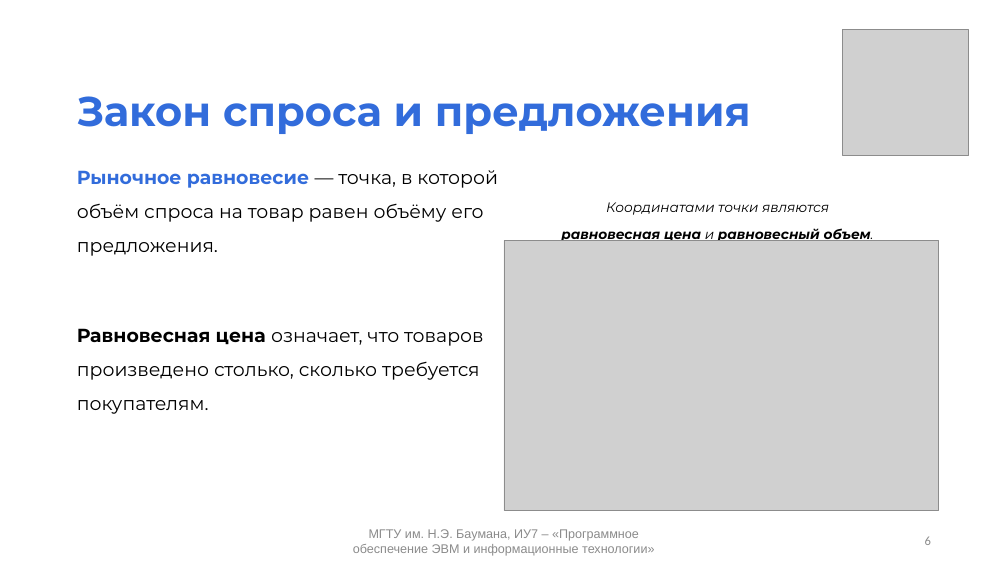
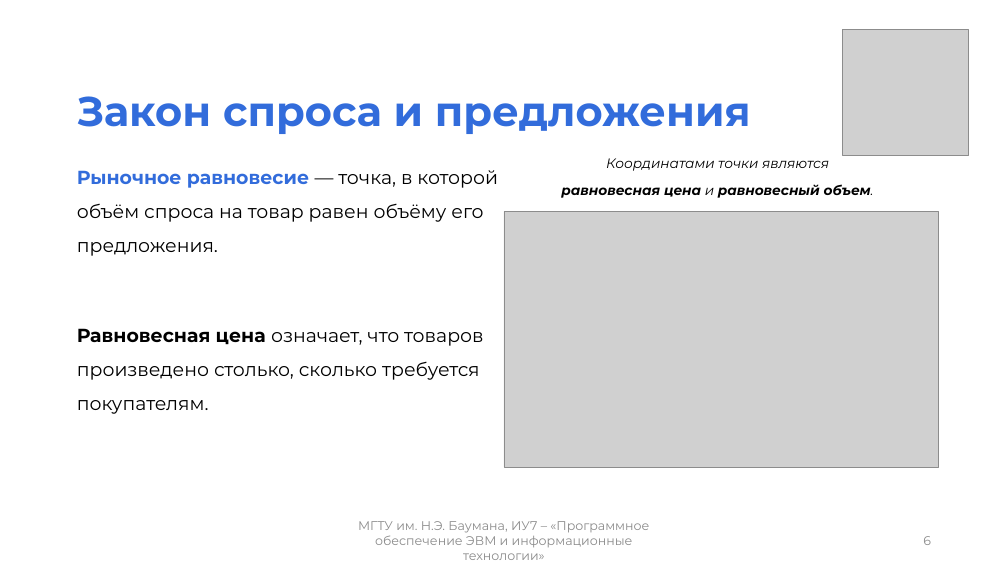
Before and after one commit to mshsvnv/Economics, a slide deck: slide 6 of module_01/pres.pptx. Drawn at 1008x567 pixels with LibreOffice and Linux fonts; fonts in the diff are those of the drawing; grey boxes stand for pictures. Boxes give left, top, right and bottom in pixels: in the first picture for what was removed or moved away, otherwise in the second. Text is boxed around its words. In the diff, an @@ line names an element or a change of style, - is before the commit and + after.

```diff
--- a/module_01/pres.pptx
+++ b/module_01/pres.pptx
@@ picture: place and size @@
-picture at (504,240,939,511)
+picture at (504,212,939,467)
@@ text "МГТУ им. Н.Э. Баумана, ИУ7 ..." at (358,521,649,560): font Arial to Montserrat @@
@@ page number at (923,536,931,545): font Calibri to Montserrat @@
```
Also in this commit, not shown: 11 other slides changed, 4 slides added, 5 other files.
